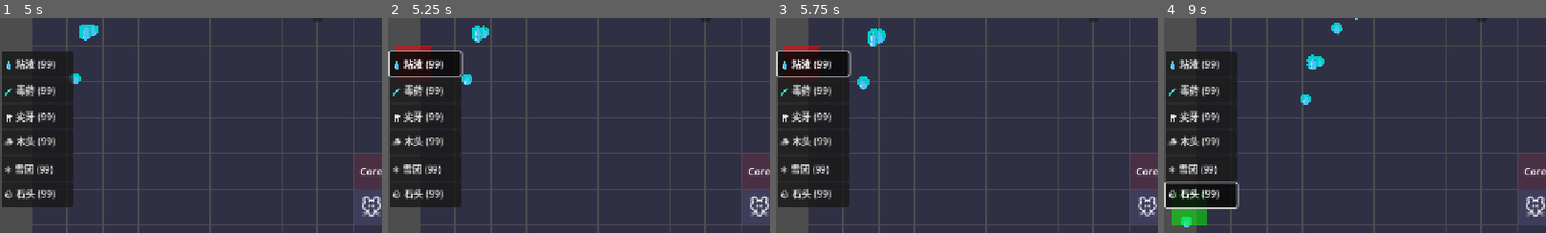
Above: before the commit, frames 1-4 (left to right).
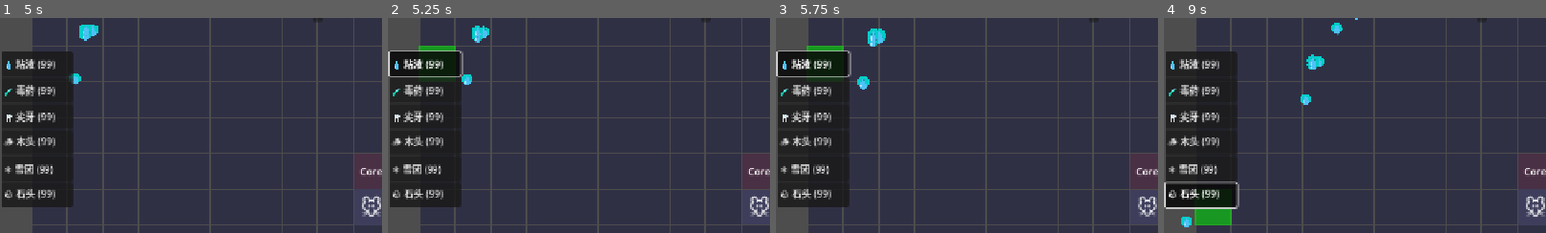
Above: after the commit, the same moments.

Repository: seekerzz/tower-html
Game: Godot game, scene res://src/Scenes/Game/MainGame.tscn
Two runs of this game, one before a commit and one after it. Both use one fixed random seed, a clock stepped at 60 frames per second and the inputs below. The project has no main scene, so this scene is started directly.
Inputs:
- Up to frame 1 (5 s): click "Start Wave" at 0.5 s; click "🗡️ 狂战士 30💰" at 1.25 s; click "🐻 暴怒熊 65💰" at 2 s; click "🐭 加特林鼠 15💰" at 2.75 s; click "🧪 剧毒大锅 35💰" at 3.5 s; click "🛠️ 作弊" at 4.25 s
- Up to frame 2 (5.25 s): click "💧 粘液 (99)" at 5 s
- Up to frame 3 (5.75 s): no input
- Up to frame 4 (9 s): click "🧪 毒药 (99)" at 5.75 s; click "🦷 尖牙 (99)" at 6.5 s; click "🪵 木头 (99)" at 7.25 s; click "❄️ 雪团 (99)" at 8 s; click "🪨 石头 (99)" at 8.75 s
The pictures show only the part of the screen within x 1-51%, y 6-56%; the shares and areas given below are measured in that part.

Frame 1 is identical in both runs. In frame 2, 0.5% of the frame differs, in the area x 2-18%, y 12-29%; in frame 3, 0.5%; in frame 4, 0.9%, in the area x 2-18%, y 88-97%.

Commit message:
Fix barricade preview and placement alignment with grid offset
- Converted global mouse coordinates to `GridManager` local space in `DrawManager`.
- Updated `_world_to_grid` to use local coordinates.
- Corrected ghost tile positioning using `to_global` to align with the grid.
- Parented spawned barricades to `GridManager` for correct local positioning.

Diff:
--- a/src/Scripts/DrawManager.gd
+++ b/src/Scripts/DrawManager.gd
@@ -42,7 +42,10 @@
 
 func _update_ghost(mouse_pos: Vector2):
 	var grid_pos = _world_to_grid(mouse_pos)
-	ghost_tile.position = Vector2(grid_pos.x * TILE_SIZE - TILE_SIZE/2.0, grid_pos.y * TILE_SIZE - TILE_SIZE/2.0)
+	var local_pos = Vector2(grid_pos.x * TILE_SIZE, grid_pos.y * TILE_SIZE)
+	var global_center = GameManager.grid_manager.to_global(local_pos)
+
+	ghost_tile.position = global_center - Vector2(TILE_SIZE/2.0, TILE_SIZE/2.0)
 	ghost_tile.visible = true
 
 	if _check_validity(grid_pos):
@@ -51,7 +54,8 @@
 		ghost_tile.color = Color(1, 0, 0, 0.5)
 
 func _world_to_grid(pos: Vector2) -> Vector2i:
-	return Vector2i(round(pos.x / TILE_SIZE), round(pos.y / TILE_SIZE))
+	var local_pos = GameManager.grid_manager.to_local(pos)
+	return Vector2i(round(local_pos.x / TILE_SIZE), round(local_pos.y / TILE_SIZE))
 
 func _check_validity(grid_pos: Vector2i) -> bool:
 	# 1. Check Core Zone
@@ -91,7 +95,7 @@
 	# Barricade.init expects grid_pos.
 
 	# Add to parent
-	get_parent().add_child(barricade)
+	GameManager.grid_manager.add_child(barricade)
 
 	# Set position
 	barricade.position = Vector2(grid_pos.x * TILE_SIZE, grid_pos.y * TILE_SIZE)
